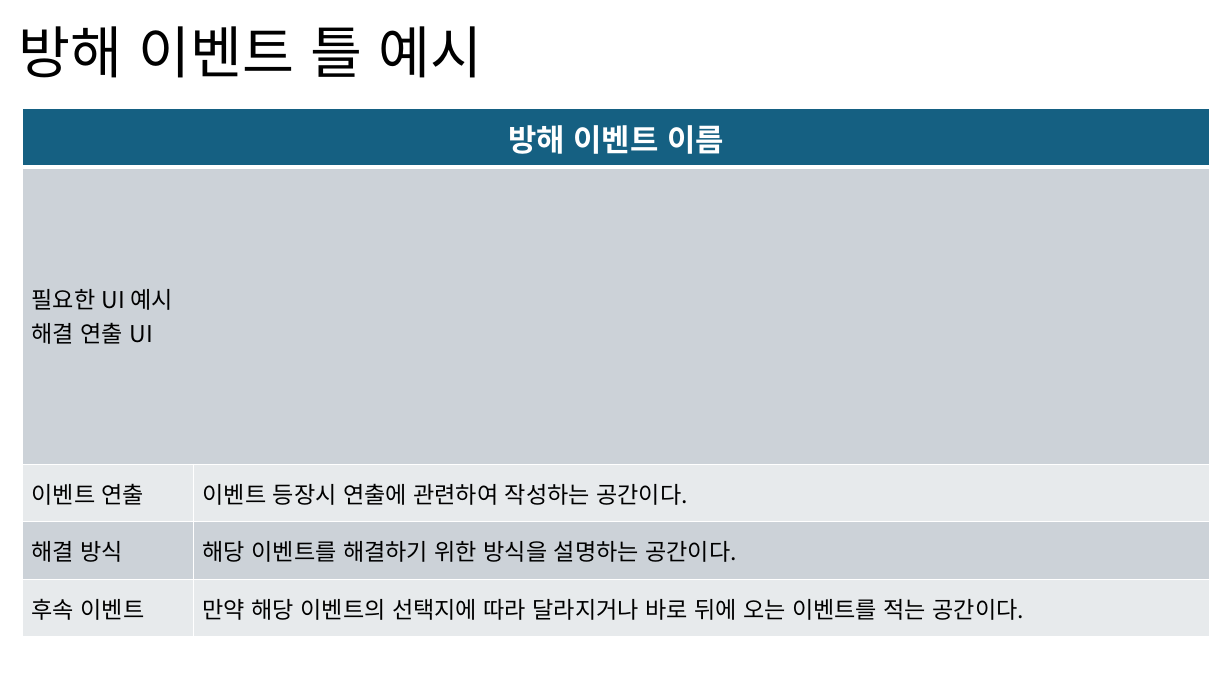
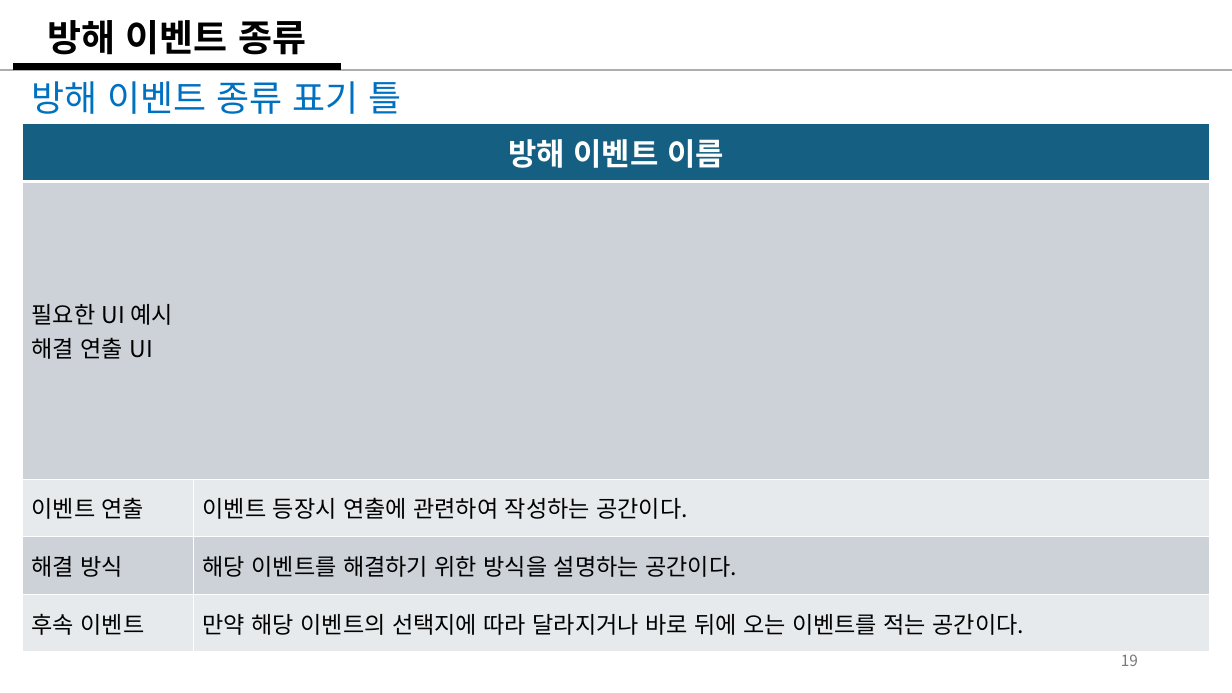
Before and after one commit to weariness00/Mandle_10Minute_Game, a slide deck: slide 19 of document/Please Leave me alone!.pptx. Drawn at 1232x693 pixels with LibreOffice and Linux fonts; fonts in the diff are those of the drawing. Boxes give left, top, right and bottom in pixels: in the first picture for what was removed or moved away, otherwise in the second. Text is boxed around its words. In the diff, an @@ line names an element or a change of style, - is before the commit and + after.

```diff
--- a/document/Please Leave me alone!.pptx
+++ b/document/Please Leave me alone!.pptx
@@ title at (48,20,306,55): text changed; size 44 to 28.8 pt; bold on @@
-방해 이벤트 틀 예시
+방해 이벤트 종류
@@ line added from (0, 70) to (1232, 70), #AEAEAE 1.5 pt @@
@@ line added from (13, 67) to (341, 67), #000000 6 pt @@
@@ text added at (31,81,402,114), 28 pt, text #0070C0 @@
+방해 이벤트 종류 표기 틀
@@ table: place and size @@
-table at (22,108,1210,637)
+table at (22,123,1210,652)
@@ page number added at (1121,654,1138,666), 12 pt, text #797979 @@
+19
```
Also in this commit, not shown: 17 other slides changed, 2 slides added, 2 slides removed.
